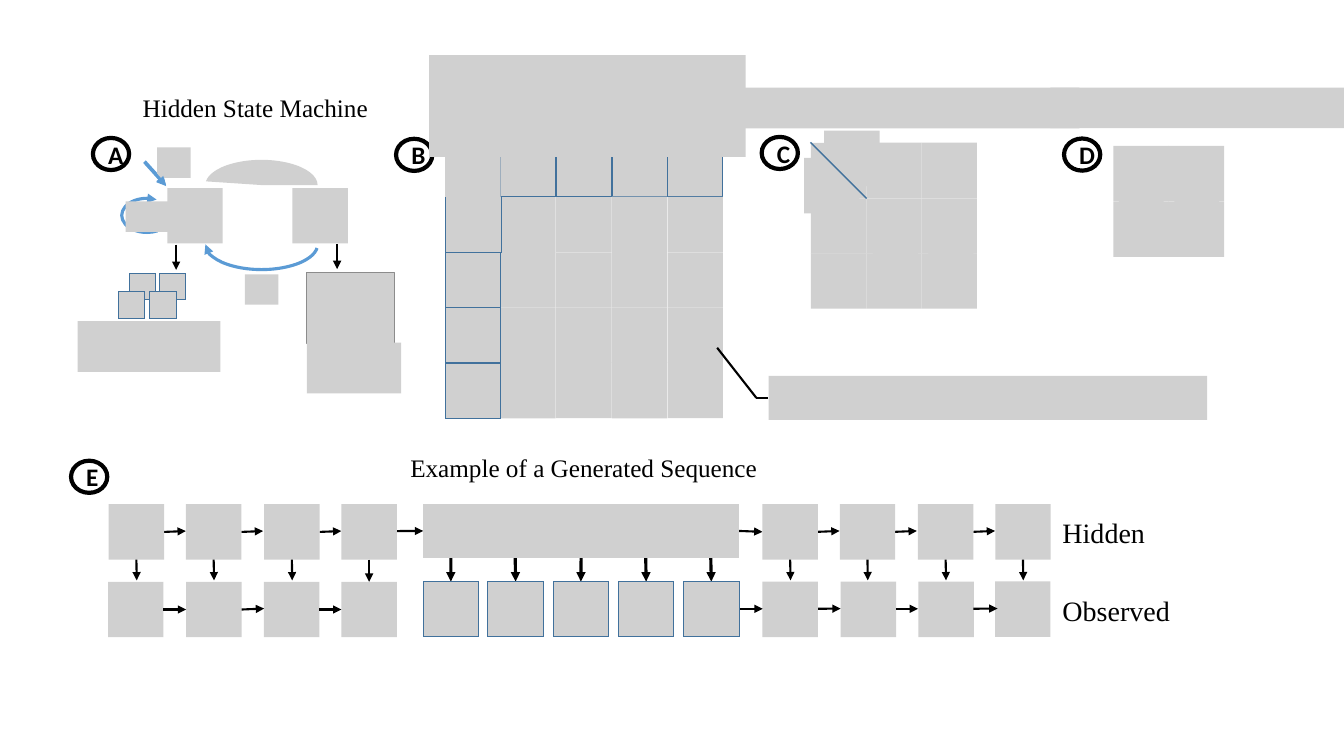
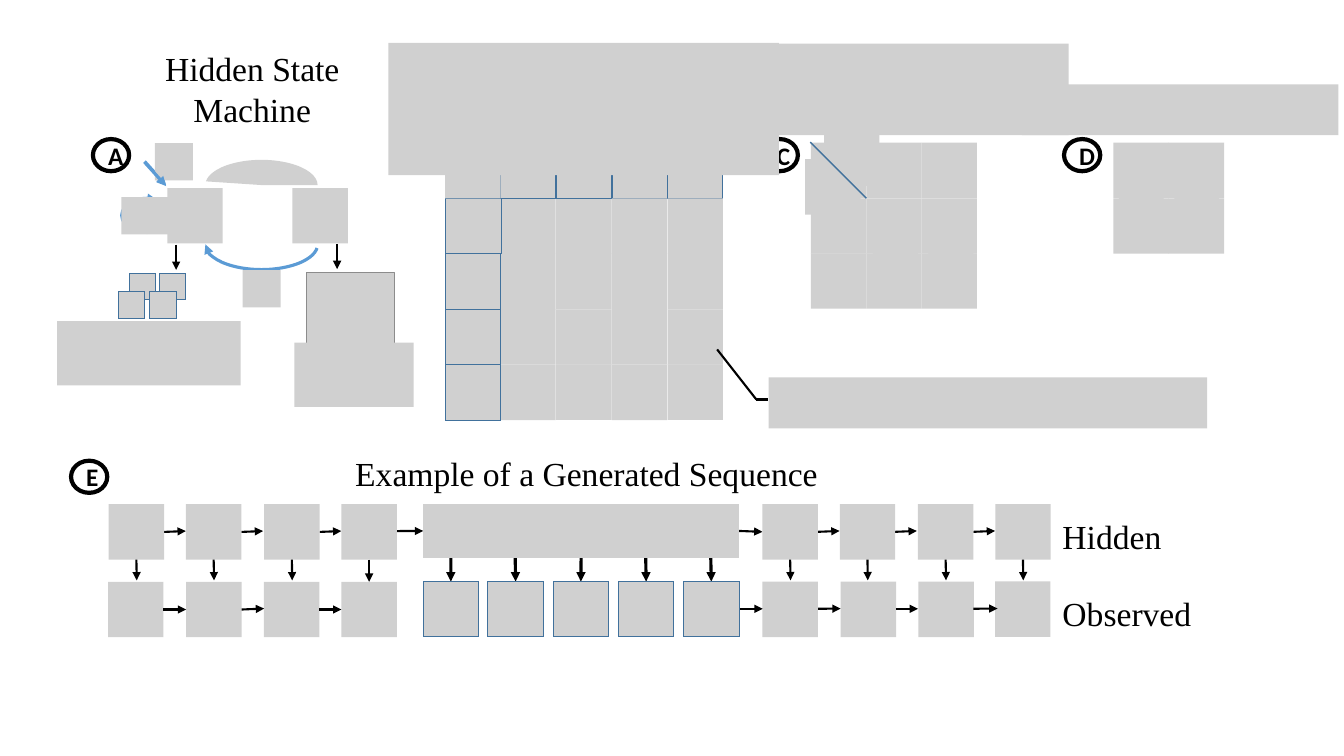
Before and after one commit to David-Taub/HOP-HMM, a slide deck: slide 6 of Help/Figures1.pptx. Drawn at 1344x756 pixels with LibreOffice and Linux fonts; fonts in the diff are those of the drawing; grey boxes stand for pictures. Boxes give left, top, right and bottom in pixels: in the first picture for what was removed or moved away, otherwise in the second. Text is boxed around its words. In the diff, an @@ line names an element or a change of style, - is before the commit and + after.

```diff
--- a/Help/Figures1.pptx
+++ b/Help/Figures1.pptx
@@ text "Hidden State Machine" at (165, 57, 339, 123): size 18 to 24 pt @@
@@ text "Hidden State Machine": place and size @@
-text "Hidden State Machine" at (143, 99, 368, 118)
+text "Hidden State Machine" at (165, 57, 339, 123)
@@ picture: place and size @@
-picture at (430, 55, 746, 157)
+picture at (388, 42, 778, 174)
@@ picture: place and size @@
-picture at (745, 88, 1080, 128)
+picture at (734, 43, 1069, 135)
@@ picture: place and size @@
-picture at (1051, 88, 1344, 128)
+picture at (1022, 85, 1339, 135)
@@ picture: place and size @@
-picture at (157, 147, 191, 177)
+picture at (155, 143, 194, 180)
@@ ellipse removed at (396, 139, 433, 171) @@
-B
@@ picture: place and size @@
-picture at (126, 202, 172, 232)
+picture at (121, 198, 176, 235)
@@ picture: place and size @@
-picture at (245, 274, 278, 304)
+picture at (243, 270, 281, 308)
@@ picture: place and size @@
-picture at (78, 322, 221, 372)
+picture at (57, 322, 241, 386)
@@ picture: place and size @@
-picture at (307, 343, 400, 393)
+picture at (294, 343, 413, 407)
@@ picture: place and size @@
-picture at (769, 376, 1208, 420)
+picture at (769, 377, 1208, 427)
@@ text "Example of a Generated Sequence": place and size @@
-text "Example of a Generated Sequence" at (410, 459, 756, 483)
+text "Example of a Generated Sequence" at (355, 462, 818, 492)
@@ text "Example of a Generated Sequence" at (355, 462, 818, 492): size 18 to 24 pt @@
@@ text "Hidden" at (1062, 525, 1161, 550): size 20 to 24 pt @@
@@ text "Observed" at (1062, 602, 1191, 627): size 20 to 24 pt @@
```
Also in this commit, not shown: 6 other slides changed, 29 other files.
